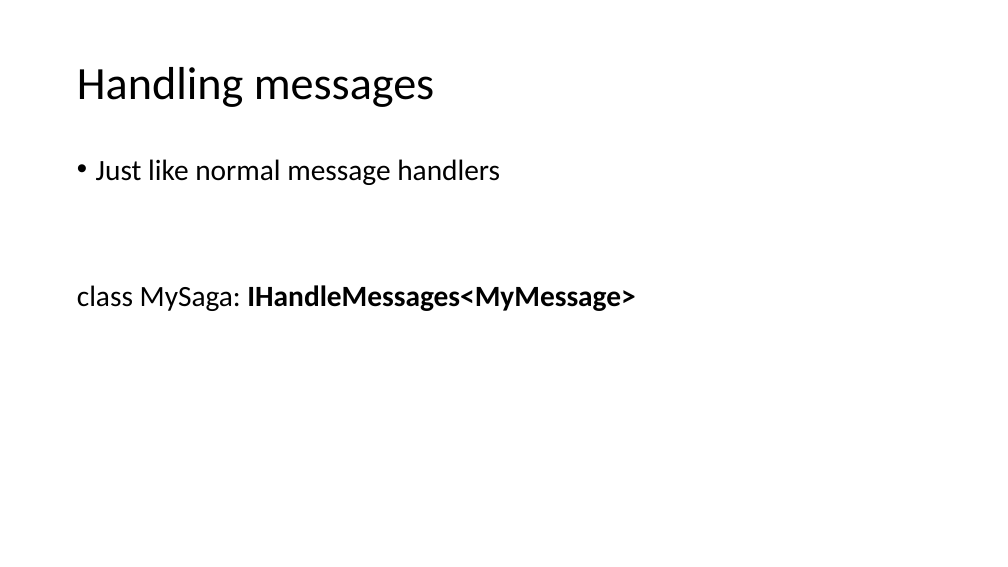
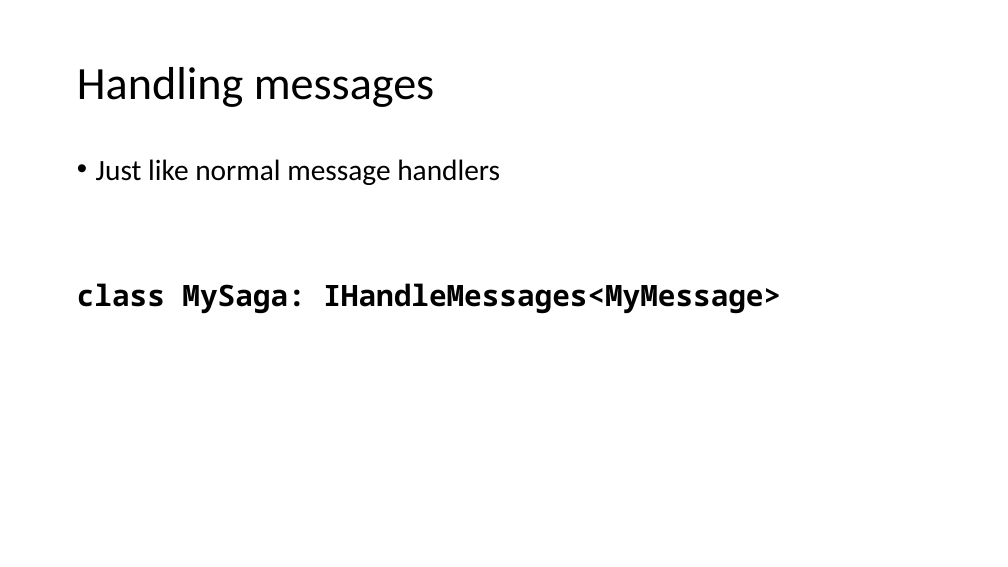
Before and after one commit to Particular/SagaMasterClass, a slide deck: slide 5 of SagaMasterClass.pptx. Drawn at 1008x567 pixels with LibreOffice and Linux fonts; fonts in the diff are those of the drawing. Boxes give left, top, right and bottom in pixels: in the first picture for what was removed or moved away, otherwise in the second. Text is boxed around its words. In the diff, an @@ line names an element or a change of style, - is before the commit and + after.

```diff
--- a/SagaMasterClass.pptx
+++ b/SagaMasterClass.pptx
@@ text at <box>77,283,781,314</box>: font Calibri to Noto Sans Mono in "class MySaga: IHandleMessages<MyMessage>"; bold on in "class MySaga:" @@
```
Also in this commit, not shown: 6 other slides changed.
